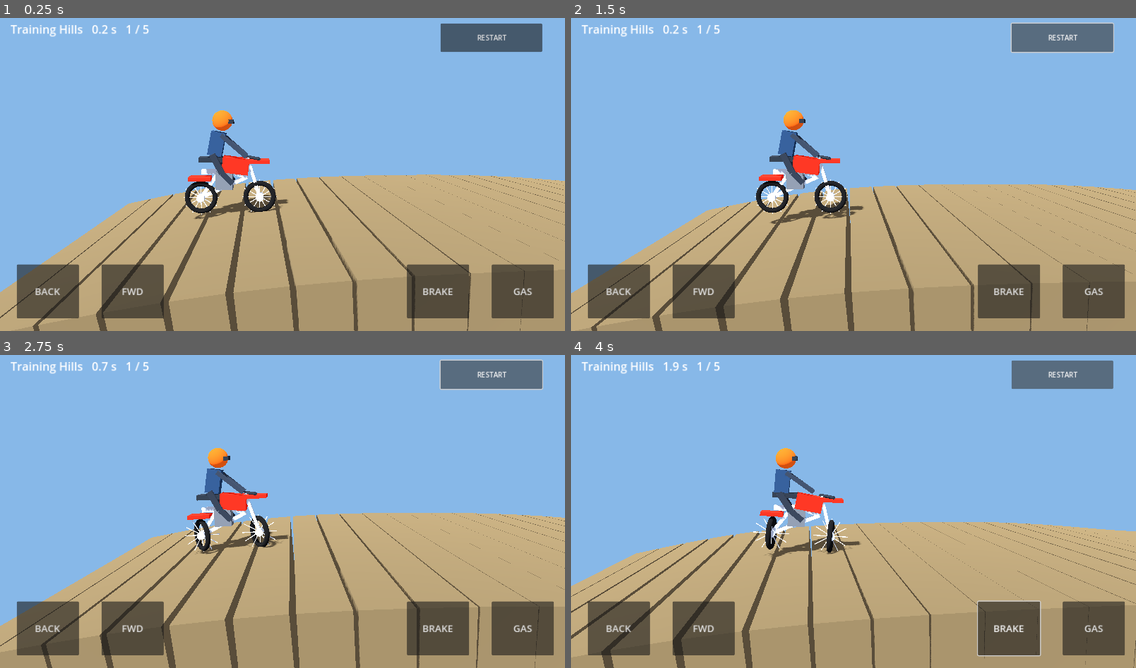
Above: before the commit, frames 1-4 (two rows, left to right).
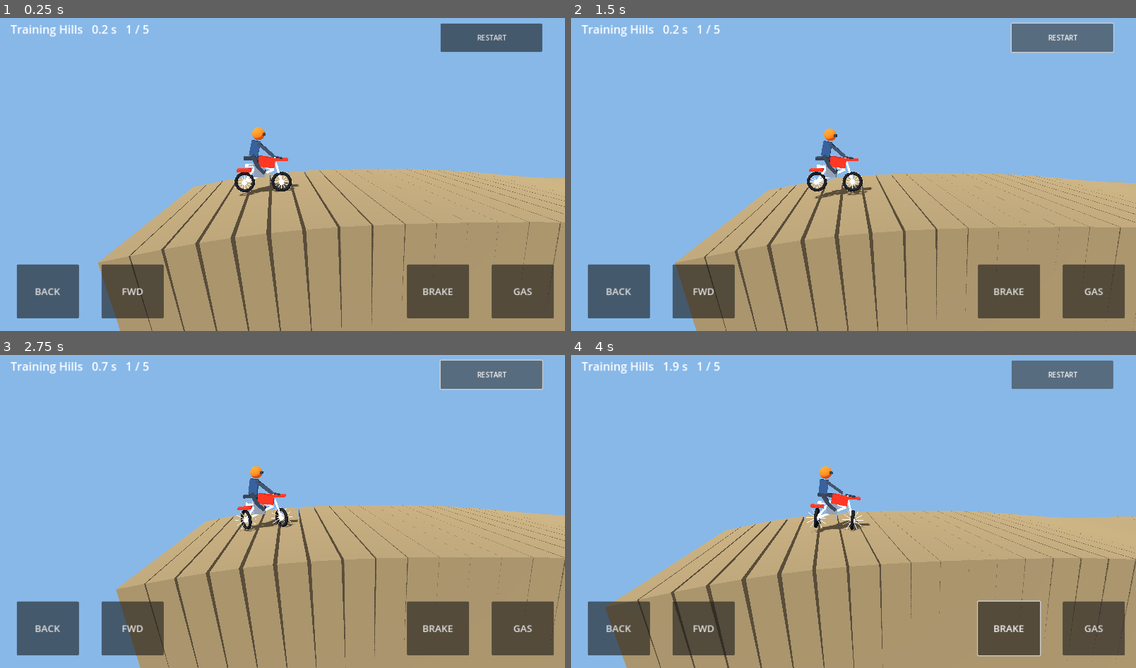
Above: after the commit, the same moments.

Repository: emeshkovpief-gif/gravity-trials
Game: Godot game, scene res://Main.tscn
Two runs of this game, one before a commit and one after it. Both use one fixed random seed, a clock stepped at 60 frames per second and the inputs below.
Inputs:
- Up to frame 1 (0.25 s): no input
- Up to frame 2 (1.5 s): click "RESTART" at 0.5 s; click "RESTART" at 1.25 s
- Up to frame 3 (2.75 s): click "RESTART" at 2 s
- Up to frame 4 (4 s): hold Right 2.78-3.53 s; hold Down from 3.53 s (still down)

The runs differ from the first frame. In frame 1, 13% of the frame differs, in the area x 0-100%, y 29-100%; in frame 2, 14%; in frame 3, 14%; in frame 4, 13%.

Commit message:
Hotfix blank Web scene: stable camera and visible procedural motorcycle fallback

Diff:
--- a/scripts/main.gd
+++ b/scripts/main.gd
@@ -63,9 +63,9 @@
 	sun.shadow_enabled = true
 	add_child(sun)
 	cam = Camera3D.new()
-	cam.position = Vector3(4, 4, 13)
-	cam.rotation_degrees = Vector3(-5, 0, 0)
-	cam.fov = 43
+	cam.position = Vector3(4, 4, 15)
+	cam.look_at(Vector3(4, 1, 0))
+	cam.fov = 55
 	cam.current = true
 	add_child(cam)
 	var ui = CanvasLayer.new()
@@ -199,10 +199,7 @@
 	box(bike, Vector3(0.54, 0.57, 0.5), Vector3(-0.18, 0.57, 0), Color(0.34, 0.37, 0.39))
 	box(bike, Vector3(0.6, 0.16, 0.2), Vector3(-0.65, 0.79, -0.36), steel)
 	beam(bike, Vector3(0.54, 1.29, -0.38), Vector3(0.95, 1.29, 0.38), 0.08, dark)
-	if not use_fallback:
-		for child in bike.get_children():
-			if child != external_bike:
-				child.visible = false
+
 	rider = Node3D.new()
 	bike.add_child(rider)
 	box(rider, Vector3(0.45, 0.76, 0.46), Vector3(-0.4, 1.75, 0), Color(0.12, 0.22, 0.34)).rotation.z = -0.2
@@ -219,13 +216,9 @@
 	helmet.material_override = material(Color(0.91, 0.35, 0.08))
 	rider.add_child(helmet)
 	box(rider, Vector3(0.23, 0.13, 0.48), Vector3(0.03, 2.45, 0), dark)
-	if use_fallback:
-		pass
-	else:
-		# Hide procedural motorcycle while keeping rider visible.
-		for child in bike.get_children():
-			if child != external_bike and child != rider:
-				child.visible = false
+	if not use_fallback:
+		# Keep a visible fallback until the imported model is visually verified.
+		external_bike.visible = false
 
 func _physics_process(delta: float) -> void:
 	if finished:
@@ -292,8 +285,8 @@
 		wheel.rotation.z -= speed * delta / wheel_radius
 		suspension[i] = lerpf(suspension[i], clampf((rear_penetration if i == 0 else front_penetration), 0.0, 0.2), minf(1.0, delta * 12.0))
 		wheel.position.y = -suspension[i] * 0.45
-	cam.position = cam.position.lerp(Vector3(x + 1.7, height + 2.4, 13), minf(1.0, delta * 3.0))
-	cam.look_at(Vector3(x + 1.7, height + 0.8, 0))
+	cam.position = cam.position.lerp(Vector3(x + 1.0, height + 3.0, 16), minf(1.0, delta * 3.0))
+	cam.look_at(Vector3(x + 1.0, height + 0.5, 0))
 	if x >= 230:
 		load_level(level + 1)
 	elif not finished:
